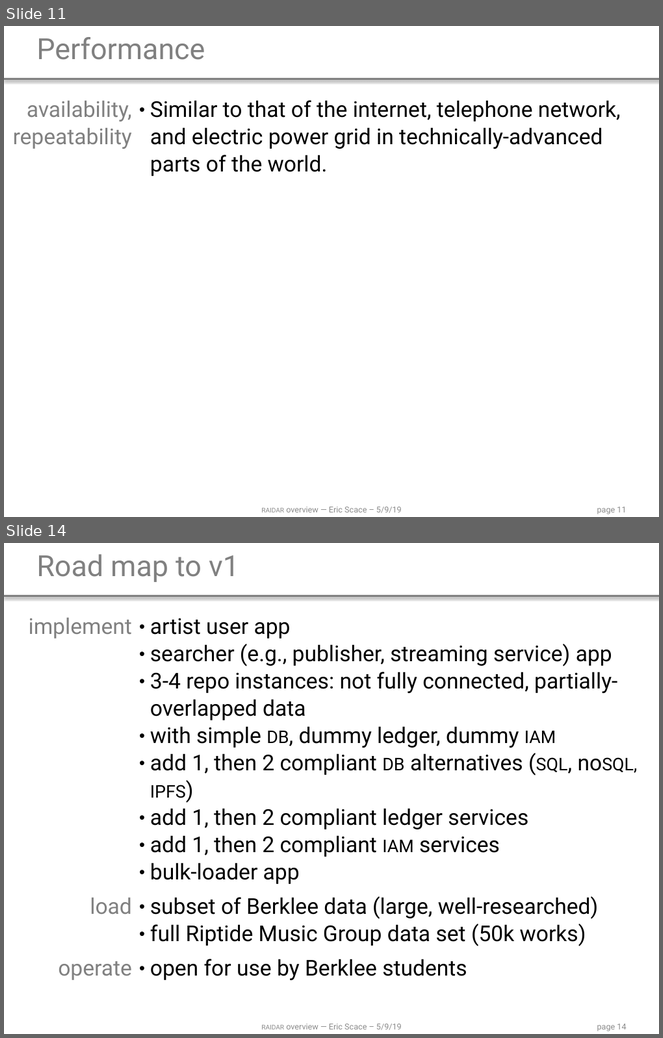
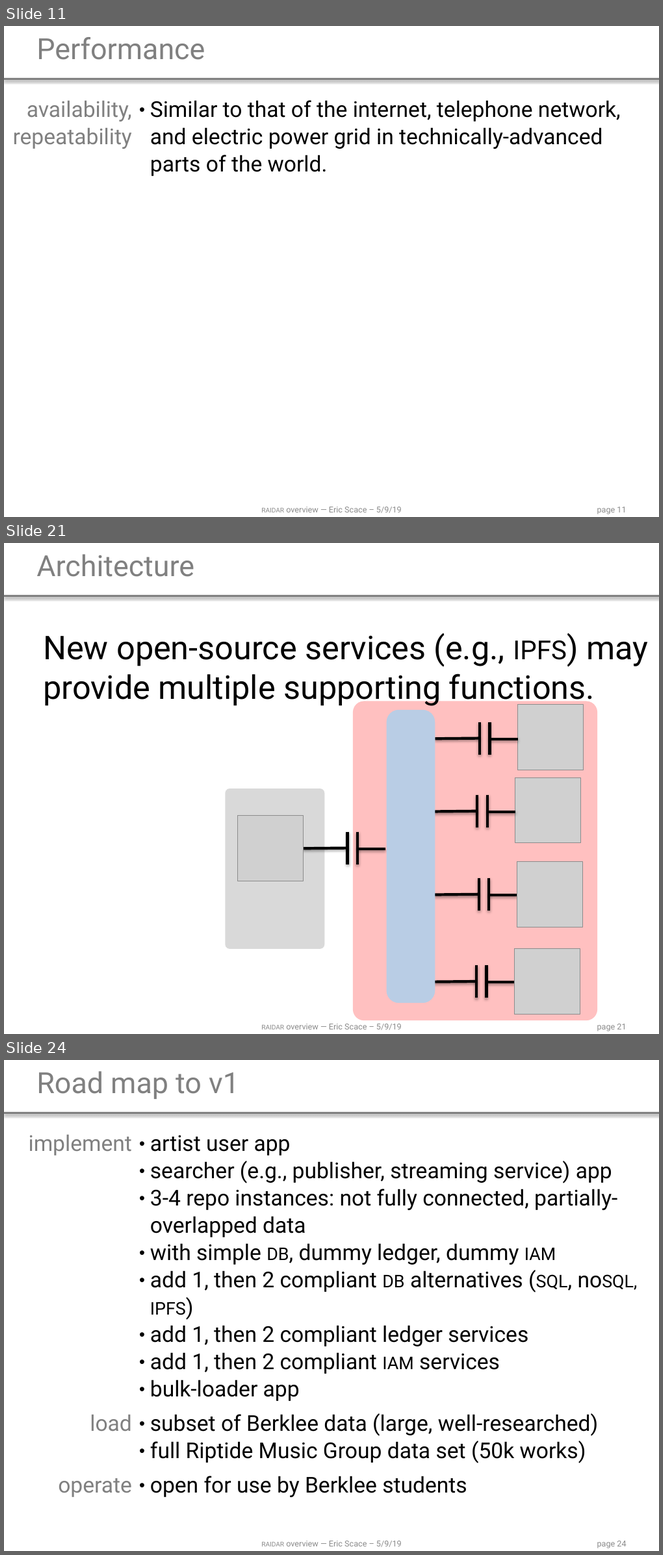
Before and after one commit to ldnovak/RAIDAR, a slide deck: docs/2019 05 10 presentation/2019 05 10 overview.pptx. Shown one above the other, each under a label of ours: slides 11 and 14 before the commit, slides 11, 21 and 24 after it; the slides between them are not shown. The pictures are 663x1038 and 663x1555 pixels, drawn with LibreOffice and Linux fonts; fonts in the diff are those of the drawing; grey boxes stand for pictures. Boxes give left, top, right and bottom in pixels: in the first picture for what was removed or moved away, otherwise in the second. Text is boxed around its words. In the diff, an @@ line names an element or a change of style, - is before the commit and + after.

Commit message:
add architecture diagrams & commentary
ref #11

```diff
--- a/docs/2019 05 10 presentation/2019 05 10 overview.pptx
+++ b/docs/2019 05 10 presentation/2019 05 10 overview.pptx
@@ slide 21 added at box(4, 543, 659, 1034), background #FFFFFF; not listed: 3 template elements that a slide beside it also shows @@
@@ title added at box(36, 554, 194, 577), 32 pt, text #808080 @@
+Architecture
@@ text added at box(43, 633, 648, 706), 36 pt, text #000000 @@
+New open-source services (e.g., ipfs) may provide multiple supporting functions.
@@ rounded rectangle added at box(353, 702, 597, 1021), fill #FFC0C0 @@
@@ rounded rectangle added at box(387, 710, 435, 1004), fill #B9CDE5 @@
@@ picture added at box(518, 705, 583, 771) @@
@@ group added at box(435, 722, 518, 755): 4 lines @@
@@ rounded rectangle added at box(226, 789, 325, 949), fill #D9D9D9 @@
@@ picture added at box(516, 778, 581, 843) @@
@@ group added at box(432, 795, 516, 828): 4 lines @@
@@ picture added at box(238, 816, 304, 882) @@
@@ group added at box(304, 832, 386, 865): 4 lines @@
@@ picture added at box(517, 862, 582, 928) @@
@@ group added at box(434, 878, 517, 911): 4 lines @@
@@ picture added at box(514, 949, 580, 1015) @@
@@ line added from (477, 965) to (477, 999), #000000 3 pt @@
@@ line added from (487, 965) to (487, 999), #000000 3 pt @@
@@ line added from (477, 982) to (432, 982), #000000 3 pt @@
@@ line added from (514, 982) to (487, 982), #000000 3 pt @@
@@ what was slide 14 is now slide 24 @@
@@ page number at box(597, 1541, 626, 1549): text changed @@
-page 14
+page 24
```
Also in this commit, not shown: 1 slide changed, 10 other slides added, 1 slide removed.
